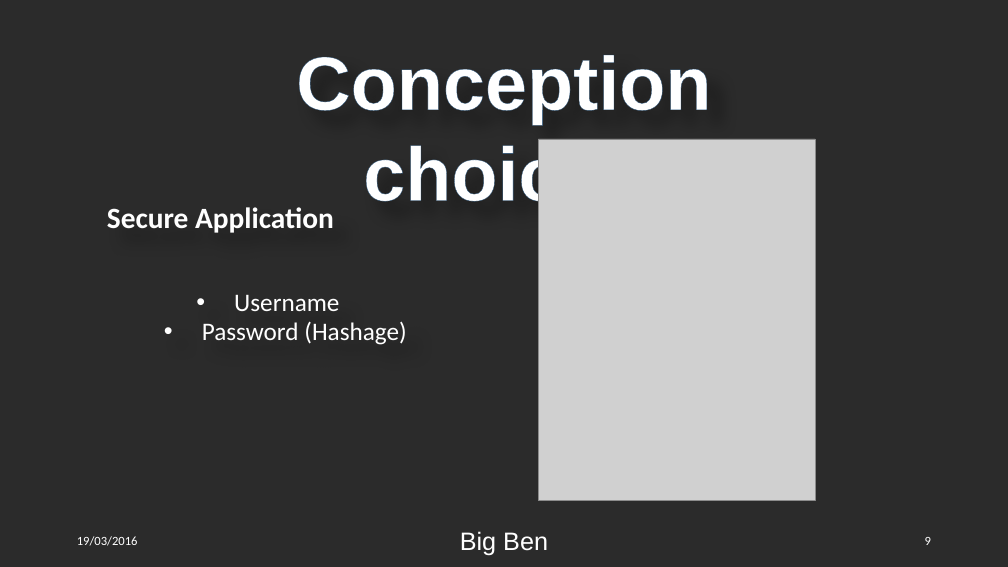
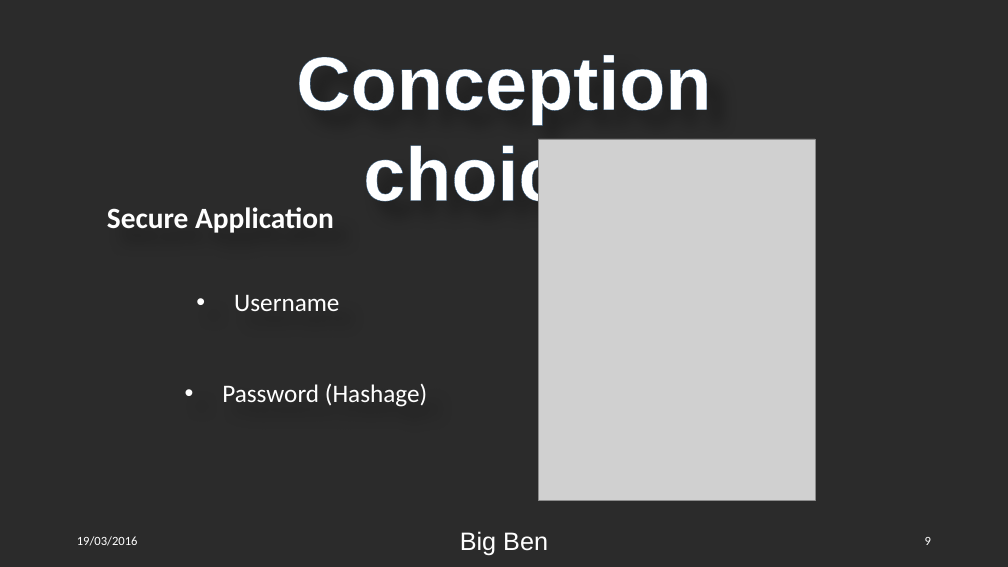
Before and after one commit to Qu1lby/BigBen, a slide deck: slide 9 of Presentation.pptx. Drawn at 1008x567 pixels with LibreOffice and Linux fonts; fonts in the diff are those of the drawing; grey boxes stand for pictures; background and template pictures are left out; a plain dark background stands for a picture behind light text. Boxes give left, top, right and bottom in pixels: in the first picture for what was removed or moved away, otherwise in the second. Text is boxed around its words. In the diff, an @@ line names an element or a change of style, - is before the commit and + after.

```diff
--- a/Presentation.pptx
+++ b/Presentation.pptx
@@ text "Password (Hashage)": place and size @@
-text "Password (Hashage)" at box(202, 321, 406, 345)
+text "Password (Hashage)" at box(222, 384, 427, 407)
```
Also in this commit, not shown: 2 other slides changed.
